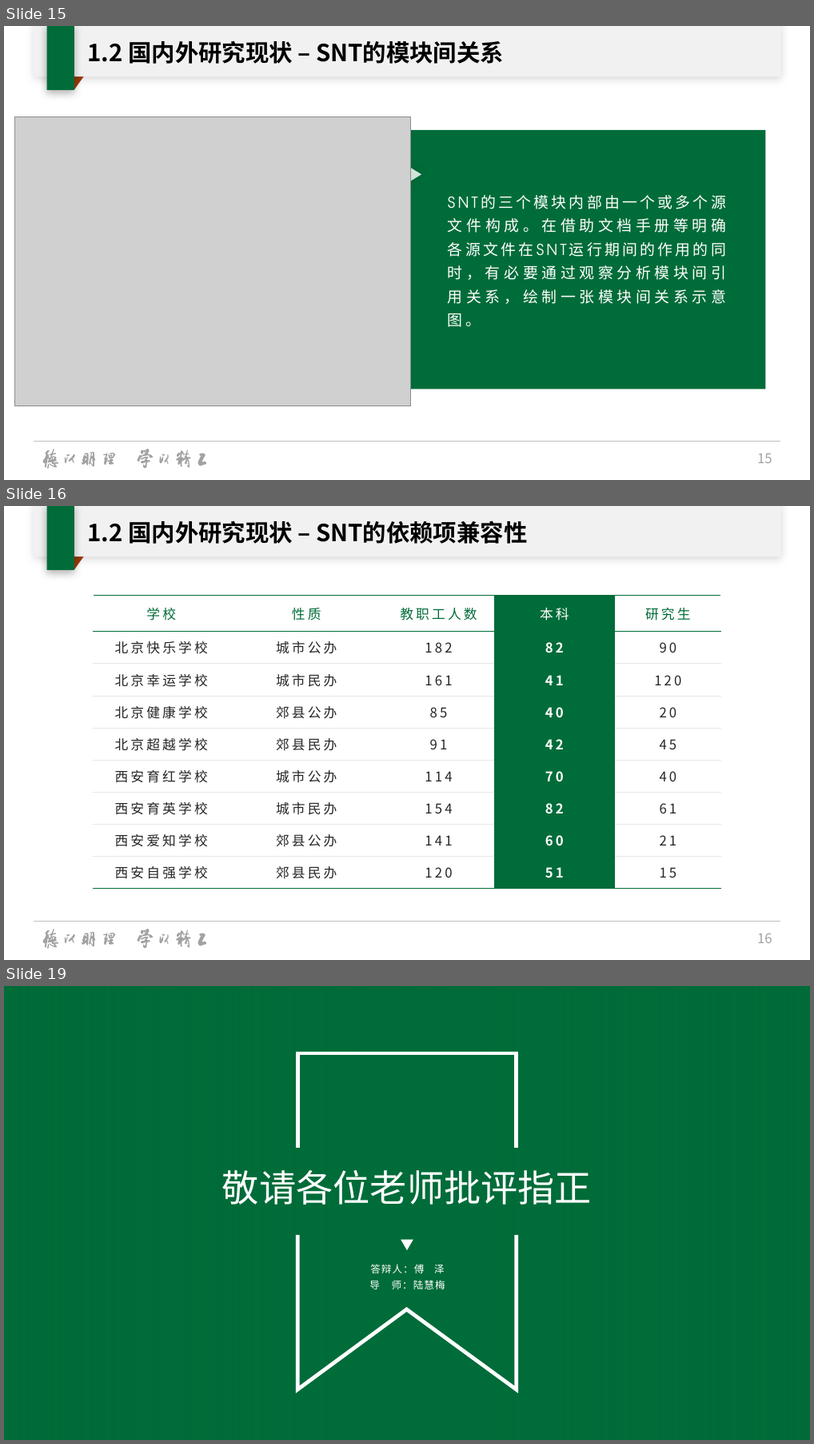
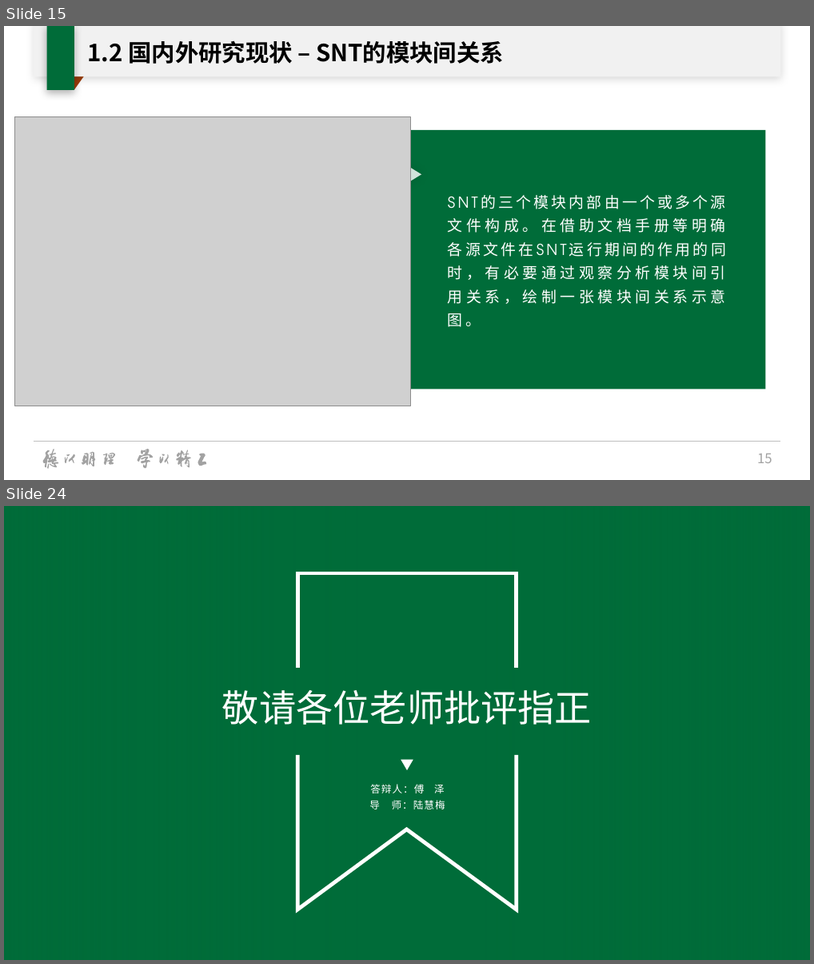
Before and after one commit to oscourse-tsinghua/openingreport-fze2023, a slide deck: slide.pptx. Shown one above the other, each under a label of ours: slides 15, 16 and 19 before the commit, slides 15 and 24 after it; the slides between them are not shown. The pictures are 814x1444 and 814x964 pixels, drawn with LibreOffice and Linux fonts; fonts in the diff are those of the drawing; grey boxes stand for pictures; background and template pictures are left out. Boxes give left, top, right and bottom in pixels: in the first picture for what was removed or moved away, otherwise in the second. Text is boxed around its words. In the diff, an @@ line names an element or a change of style, - is before the commit and + after.

```diff
--- a/slide.pptx
+++ b/slide.pptx
@@ slide 16 removed at bbox=[4, 506, 810, 960], background #FFFFFF; not listed: 22 template elements that a slide beside it also shows @@
@@ title removed at bbox=[88, 520, 527, 544] @@
-1.2 国内外研究现状 – SNT的依赖项兼容性
@@ table removed at bbox=[93, 596, 722, 888], 9 rows, 5 columns @@
-学校 | 性质 | 教职工人数 | 本科 | 研究生
-北京快乐学校 | 城市公办 | 182 | 82 | 90
-北京幸运学校 | 城市民办 | 161 | 41 | 120
-北京健康学校 | 郊县公办 | 85 | 40 | 20
-北京超越学校 | 郊县民办 | 91 | 42 | 45
-西安育红学校 | 城市公办 | 114 | 70 | 40
-西安育英学校 | 城市民办 | 154 | 82 | 61
-西安爱知学校 | 郊县公办 | 141 | 60 | 21
-西安自强学校 | 郊县民办 | 120 | 51 | 15
@@ what was slide 19 is now slide 24 @@
```
Also in this commit, not shown: 5 slides changed, 6 slides added, 1 other file.
